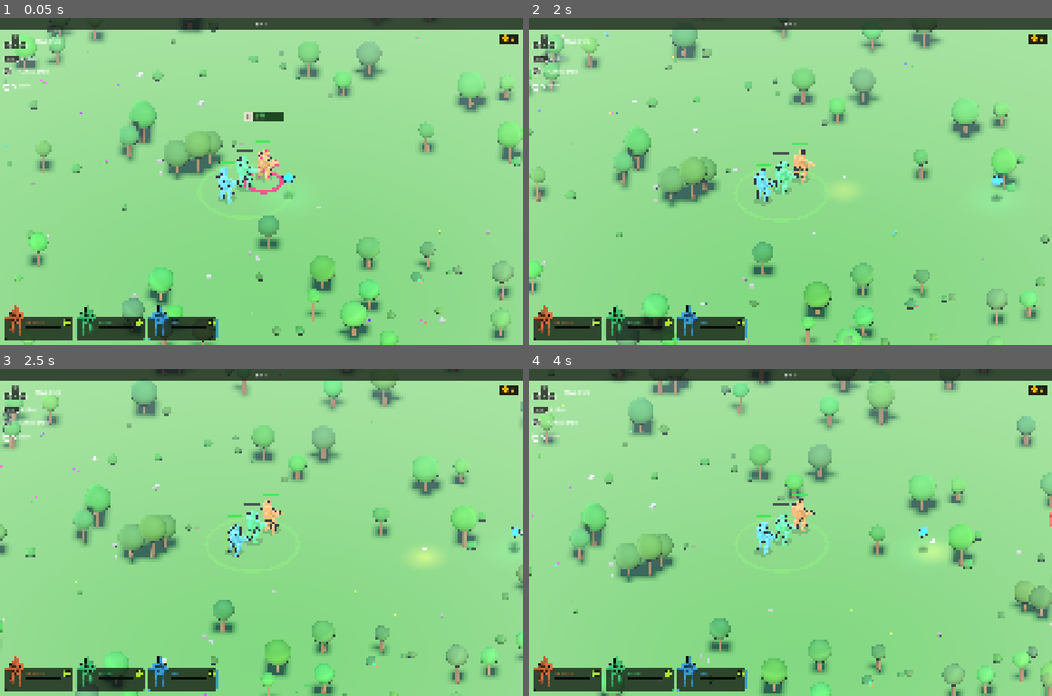
Above: before the commit, frames 1-4 (two rows, left to right).
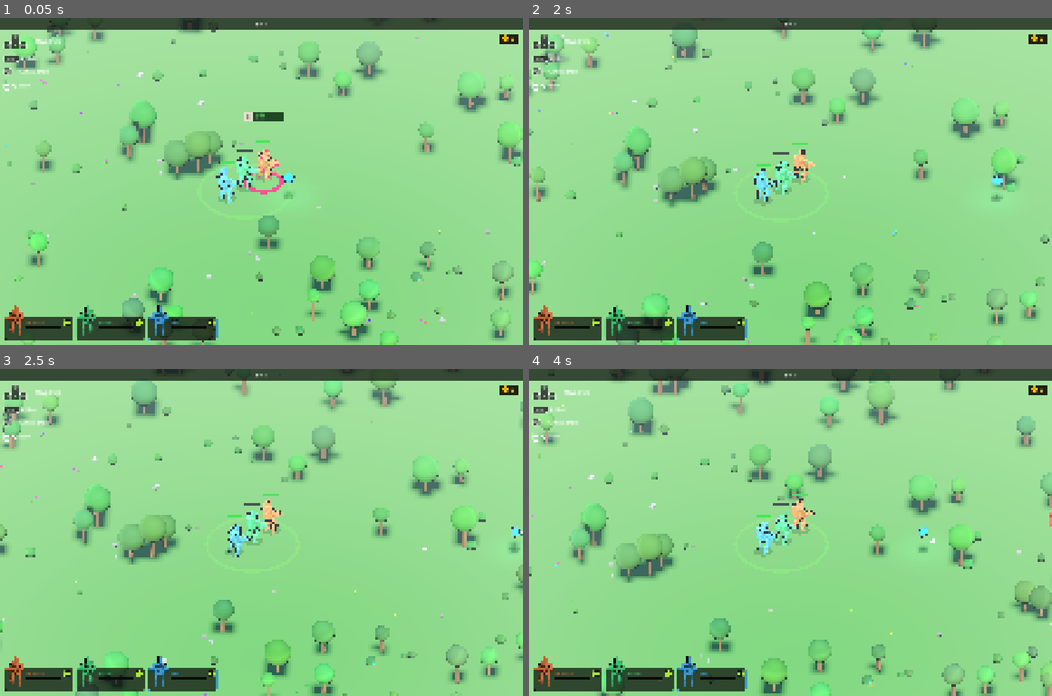
Above: after the commit, the same moments.

Repository: Jojjo1010/MechGame
Game: Godot game, scene res://scenes/game/Game.tscn
Same seed, same stepped clock (60 frames per second), same inputs: the game is played once before the commit and once after it.
Inputs (mouse positions are in pixels of both pictures, inside the frame that each line leads up to):
- Up to frame 1 (0.05 s): no input
- Up to frame 2 (2 s): tap Enter at 0.5 s; move the mouse to (905, 165) at 0.52 s; hold D 0.53-1.25 s; hold Shift 0.53-1.25 s; click (905, 165) at 0.67 s; drag from (685, 197) to (764, 246) at 1.27 s
- Up to frame 3 (2.5 s): move the mouse to (313, 460) at 2.02 s; hold D from 2.03 s (still down); tap E at 2.1 s
- Up to frame 4 (4 s): release D at 2.75 s; drag from (764, 597) to (633, 483) at 2.77 s; move the mouse to (947, 581) at 3.52 s; hold A from 3.53 s (still down); hold Shift from 3.53 s (still down)

Frame 1 is identical in both runs. In frame 2, 0.1% of the frame differs, in the area x 57-63%, y 51-55%; in frame 3, 0.2%, in the area x 78-84%, y 54-61%; in frame 4, 0.2%.

Commit message:
Bullet perf: spatial-grid lookup + drop passive lights
Wave 14+ frame cost was dominated by O(B*E) collision scans and Forward+
cluster build over hundreds of bullet OmniLights. Bullets now query the
existing EnemyGrid and only crit/ult bullets carry a light.

Diff:
--- a/scenes/projectiles/Bullet.gd
+++ b/scenes/projectiles/Bullet.gd
@@ -7,7 +7,8 @@
 const HIT_RADIUS := 0.8
 const LIFETIME   := 3.5
 
-const BurstVFX = preload("res://scenes/vfx/BurstVFX.gd")
+const BurstVFX    = preload("res://scenes/vfx/BurstVFX.gd")
+const EnemyGridCS = preload("res://scenes/enemies/EnemyGrid.gd")
 
 var direction := Vector3.ZERO
 var _age:           float  = 0.0
@@ -72,12 +73,15 @@
 	mi.cast_shadow = GeometryInstance3D.SHADOW_CASTING_SETTING_ON
 	add_child(mi)
 
-	var light := OmniLight3D.new()
-	light.light_color = Color(1.0, 0.6, 0.1)
-	light.light_energy = 5.0 if _is_ult else 2.5
-	light.omni_range   = 4.5 if _is_ult else 3.0
-	light.shadow_enabled = false
-	add_child(light)
+	# Only crit/ult bullets get a light — passive bullets accumulate fast and
+	# every OmniLight pays cluster-build cost per frame in Forward+.
+	if _is_crit or _is_ult:
+		var light := OmniLight3D.new()
+		light.light_color = Color(1.0, 0.6, 0.1)
+		light.light_energy = 5.0 if _is_ult else 2.5
+		light.omni_range   = 4.5 if _is_ult else 3.0
+		light.shadow_enabled = false
+		add_child(light)
 
 func _process(delta: float) -> void:
 	global_position += direction * SPEED * delta
@@ -86,7 +90,10 @@
 		queue_free()
 		return
 
-	for enemy in get_tree().get_nodes_in_group("enemies"):
+	# Query the spatial grid instead of scanning the whole enemies group every
+	# frame — at high enemy/bullet counts the O(B*E) tree scan dominates.
+	EnemyGridCS.ensure_fresh(get_tree())
+	for enemy in EnemyGridCS.query(global_position, HIT_RADIUS):
 		if not is_instance_valid(enemy):
 			continue
 		if enemy in _hit_enemies:
